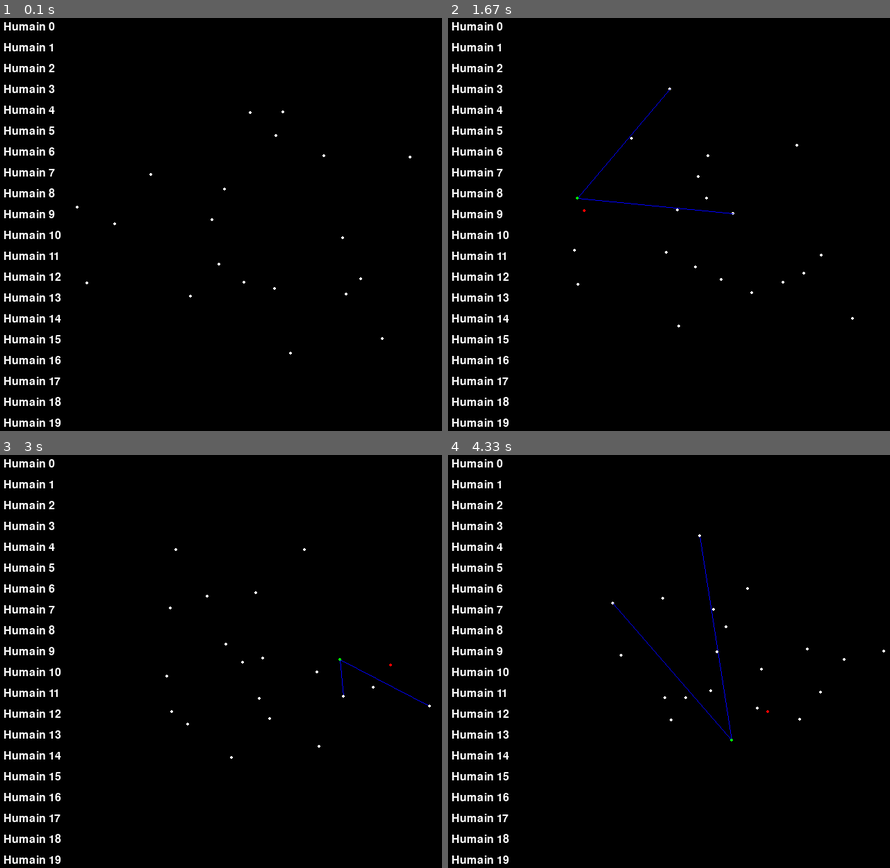
Above: before the commit, frames 1-4 (two rows, left to right).
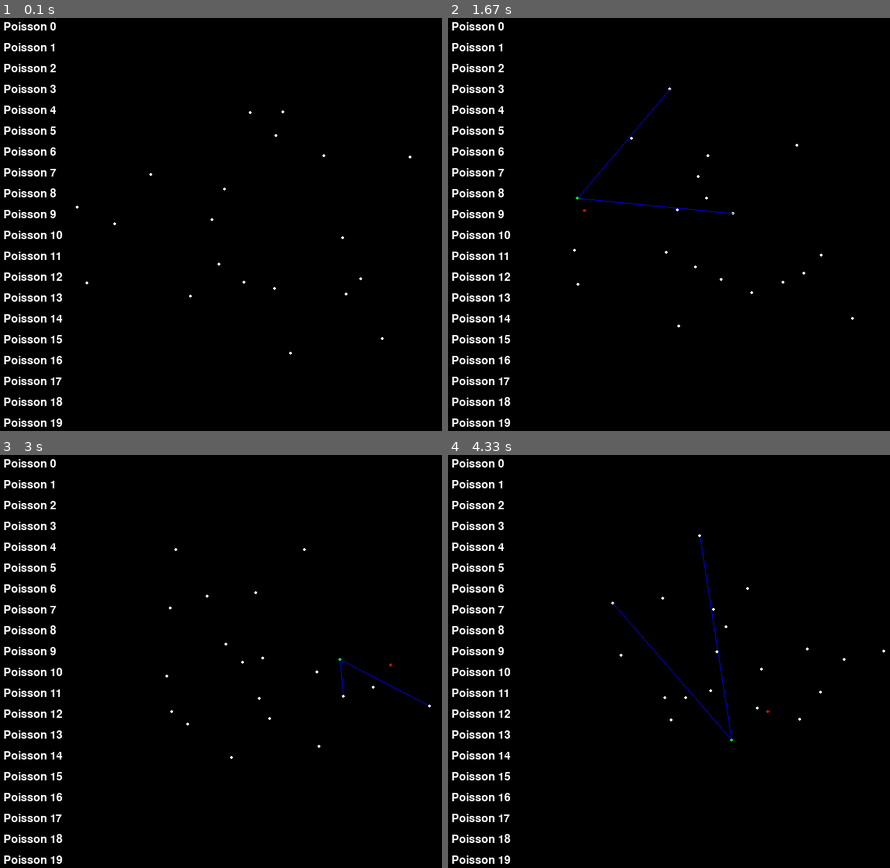
Above: after the commit, the same moments.

Repository: Mochacinno/crowd-simulation
Game: pygame game, started from import pygame.py
The game is run twice, just before and just after one commit, with the same random seed, the same clock (stepped at 60 frames per second) and the same inputs.
Inputs (mouse positions are in pixels of both pictures, inside the frame that each line leads up to):
- Up to frame 1 (0.1 s): no input
- Up to frame 2 (1.67 s): click (487, 30) at 0.38 s, where only the run after the commit has a clickable "Poisson 0"; click (487, 51) at 0.72 s, where only the run after the commit has a clickable "Poisson 1"; click (487, 137) at 1.05 s, where only the run after the commit has a clickable "Poisson 5"; click (487, 282) at 1.38 s, where only the run after the commit has a clickable "Poisson 12"
- Up to frame 3 (3 s): click (39, 508) at 1.72 s, where only the run after the commit has a clickable "Poisson 2"; click (39, 595) at 2.05 s, where only the run after the commit has a clickable "Poisson 6"; click (39, 739) at 2.38 s, where only the run after the commit has a clickable "Poisson 13"; click (39, 533) at 2.72 s, where only the run after the commit has a clickable "Poisson 3"
- Up to frame 4 (4.33 s): click (509, 566) at 3.05 s; click (487, 859) at 3.38 s, where only the run after the commit has a clickable "Poisson 19"; click (487, 554) at 3.72 s, where only the run after the commit has a clickable "Poisson 4"; click (487, 616) at 4.05 s, where only the run after the commit has a clickable "Poisson 7"

The runs differ from the first frame. In frame 1, 2.9% of the frame differs, in the area x 0-15%, y 1-99%; in frame 2, 2.9%; in frame 3, 2.9%; in frame 4, 2.9%.

Commit message:
Humains --> Poissons

Diff:
--- a/import pygame.py
+++ b/import pygame.py
@@ -9,7 +9,7 @@
 clock = pygame.time.Clock()
 screen_width, screen_height = 800, 600
 screen = pygame.display.set_mode((screen_width, screen_height))
-pygame.display.set_caption("Mvt de Foule")
+pygame.display.set_caption("Modélisation du banc de poisson")
 
 screen.fill(BLACK)
 
@@ -22,25 +22,25 @@
 def calculer_distance(pos1, pos2):
     return np.linalg.norm(pos1 - pos2)
 
-class Humain:
+class Poisson:
     def __init__(self, x, y, id, rayon_collision = 30):
         self.id = id
         self.pos = np.array([x, y], dtype=float)
         self.vitesse = 1
         self.tolerance = 2
         self.cible1 = None      # Instance de cible 1
-        self.pos_percue_cible1 = (0,0) # Position percue par l'humain
+        self.pos_percue_cible1 = (0,0) # Position percue par le poisson
         self.cible2 = None
         self.pos_percue_cible2 = (0,0)
         self.rayon_collision = rayon_collision  # Rayon de collision
 
 
-    def choisir_cible(self, dict_humains):
-        target_ids = [key for key in dict_humains if key != self.id]
+    def choisir_cible(self, dict_poissons):
+        target_ids = [key for key in dict_poissons if key != self.id]
 
         index_cible1, index_cible2 = np.random.choice(target_ids, 2, replace=False)
-        self.cible1 = dict_humains[index_cible1]
-        self.cible2 = dict_humains[index_cible2]
+        self.cible1 = dict_poissons[index_cible1]
+        self.cible2 = dict_poissons[index_cible2]
 
     def calculer_destination(self):
         self.pos_percue_cible1 = self.cible1.pos
@@ -78,9 +78,9 @@
             return None
 
 
-    def calculer_prochaine_position(self, dict_humains):
-        # tous les gens bougent en meme temps au lieu que humain1 bouge, qui donc modifie la position pour qqn qui a le cible de humain1
-        repulsion = self.verifier_collisions(dict_humains)
+    def calculer_prochaine_position(self, dict_poissons):
+
+        repulsion = self.verifier_collisions(dict_poissons)
         vect_dir = self.calculer_destination() - self.pos
         prochaine_position = self.pos
         if np.linalg.norm(vect_dir) > self.tolerance : # Si on est loin de la destination
@@ -91,14 +91,14 @@
         dict_pos[self.id] = prochaine_position
 
 
-    def verifier_collisions(self, dict_humains):
+    def verifier_collisions(self, dict_poissons):
         repulsion = 0
-        for autre_humain in dict_humains.values():
-            if autre_humain != self:
-                distance = calculer_distance(self.pos, autre_humain.pos)
+        for autre_poisson in dict_poissons.values():
+            if autre_poisson != self:
+                distance = calculer_distance(self.pos, autre_poisson.pos)
                 if distance < self.rayon_collision:
                     # Calculer le vecteur de répulsion
-                    vecteur_repulsion = self.pos - autre_humain.pos
+                    vecteur_repulsion = self.pos - autre_poisson.pos
                     vecteur_repulsion_normalise = normaliser_vecteur(vecteur_repulsion)
                     # Appliquer une force de répulsion proportionnelle à l'inverse de la distance
                     force = (self.rayon_collision - distance) / self.rayon_collision * 10 # Entre 0 et 10
@@ -115,92 +115,52 @@
         else:
             pygame.draw.circle(screen, WHITE, self.pos, 2)
 
-    def calculer_pente(self,humain1,humain2):
-        a = (humain1.pos[1] - humain2.pos[1])/(humain1.pos[0] - humain2.pos[0])
-        return a
-
-    def cible_en_vue(self, dict_humains, index_cible):
-        """
-        Vérifie que la personne peut voir ses 2 cibles
-
-        Args : dict_humains
-
-        Returns : 1 booléen pour chaque cible
-        """
-        # Pente droite jusqu'à la cible
-        cible = dict_humains[index_cible]
-        a = self.calculer_pente(self, cible)
-
-
-        for humain in dict_humains.values():
-            # Vérification pour cible 1
-            if humain != self and humain != cible :
-                if ((humain.pos[0] >= self.pos[0] and humain.pos[0] <= cible.pos[0]) or (humain.pos[0] <= self.pos[0] and humain.pos[0] >= cible.pos[0])) and ((humain.pos[1] >= self.pos[1] and humain.pos[1] <= cible.pos[1]) or (humain.pos[1] <= self.pos[1] and humain.pos[1] >= cible.pos[1])):
-
-                    # definir un rayon autour de chaque personne. Sachant que notre rayon de humain vers cette cible passe par le rayon de qqn, donc iil ne peut pas voir.
-
-                    a_humain = self.calculer_pente(self,humain)
-                    if abs(a - a_humain) < 5 :
-                        cible_en_vue = False
-                else:
-                    # Humain n'est pas entre self et cible 1
-                    cible_en_vue = True
-
-        return cible_en_vue
 
 
 font = pygame.font.Font(None, 24)
 
 class Interface:
     def __init__(self):
-        self.display_humain_list()
-
-    def display_humain_list(self):
-        """Display list of Humains"""
+        self.display_fish_list()
+
+    def display_fish_list(self):
+        """Display list of fish"""
         y_offset = 10
-        for humain in dict_humains.values():
-            text = font.render(f"Humain {humain.id}", True, WHITE)
+        for poisson in dict_poissons.values():
+            text = font.render(f"Poisson {poisson.id}", True, WHITE)
             screen.blit(text, (10, y_offset))
             y_offset += 30
 
     def check_click_on_list(self, mouse_pos):
-        """Check if humain in list is clicked"""
+        """Check if fish in list is clicked"""
         y_offset = 10
-        for humain in dict_humains.values():
+        for poisson in dict_poissons.values():
             text_rect = pygame.Rect(10, y_offset, 100, 30)
             if text_rect.collidepoint(mouse_pos):
-                return humain.id
+                return poisson.id
             y_offset += 30
         return None
 
-"""
-dico_test={"A": Humain(100,100,0),
-           "B": Humain(200, 100,1),
-           "C": Humain(300,300,2)}
-for humain in dico_test.values():
-    humain.choisir_cible(dico_test)
-
-dico_test["B"].court_chemin_vect()
-"""
+
 
 # La dictionnaire des gens
-dict_humains = {}
+dict_poissons = {}
 dict_pos = {}
-selected_humain = None  # This will store the ID of the selected humain
+selected_fish = None  # This will store the ID of the selected fish
 
 # creation de l'interface
 interface = Interface()
 
 # Création des gens
 for i in range(20):
-    humain = Humain(randint(100,600),randint(100,500), i)
-    dict_humains[i] = humain
-    dict_pos[i] = humain.pos
+    poisson = Poisson(randint(100,600),randint(100,500), i)
+    dict_poissons[i] = poisson
+    dict_pos[i] = poisson.pos
 
 # Affecter les 2 cibles à chacun des gens
-for humain in dict_humains.values() :
-    dict_humains_temp = dict_humains.copy()
-    humain.choisir_cible(dict_humains_temp)
+for poisson in dict_poissons.values() :
+    dict_poissons_temp = dict_poissons.copy()
+    poisson.choisir_cible(dict_poissons_temp)
 
 # Boucle principale
 x = True
@@ -212,33 +172,30 @@
             sys.exit()
         elif event.type == pygame.MOUSEBUTTONDOWN:
                 mouse_pos = pygame.mouse.get_pos()
-                clicked_humain_id = interface.check_click_on_list(mouse_pos)
-                if clicked_humain_id is not None:
-                    selected_humain = clicked_humain_id
+                clicked_fish_id = interface.check_click_on_list(mouse_pos)
+                if clicked_fish_id is not None:
+                    selected_fish = clicked_fish_id
 
     screen.fill(BLACK)
 
-    # Draw the Humain list
-    interface.display_humain_list()
+    # Draw the fish list
+    interface.display_fish_list()
 
     # Étape 1 : Calculer les prochaines positions
 
-    for humain in dict_humains.values():
-        humain.calculer_prochaine_position(dict_humains)
+    for poisson in dict_poissons.values():
+        poisson.calculer_prochaine_position(dict_poissons)
 
     # Étape 2 : Mettre à jour les positions
 
-    for humain in dict_humains.values():
-        humain.pos = dict_pos[humain.id]
-
-    # Afficher les humains
-    for humain in dict_humains.values():
-        if humain.id == selected_humain:
-            humain.afficher(highlight=True)
+    for poisson in dict_poissons.values():
+        poisson.pos = dict_pos[poisson.id]
+
+    # Afficher les poissons
+    for poisson in dict_poissons.values():
+        if poisson.id == selected_fish:
+            poisson.afficher(highlight=True)
         else:
-            humain.afficher()
-
-
-
+            poisson.afficher()
 
     pygame.display.update()
